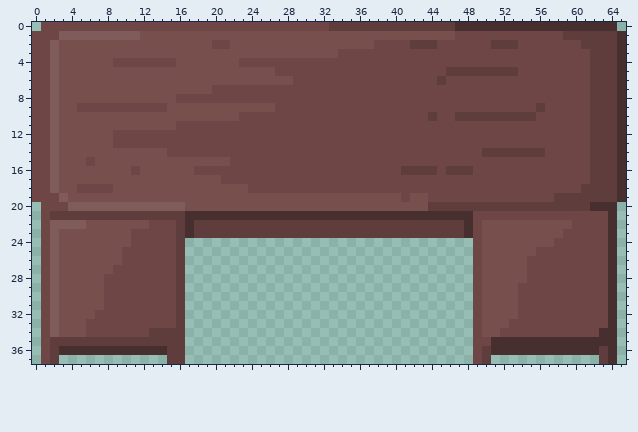
Sprite sheet -- Assets/Art/Sprites/Environments/Furniture/OfficeWing/WoodDeskBack.png. Above, as it was before the edit.
The file is 66x38 pixels. Colours within 5 levels of each other are drawn and written as one.
And afterwards:
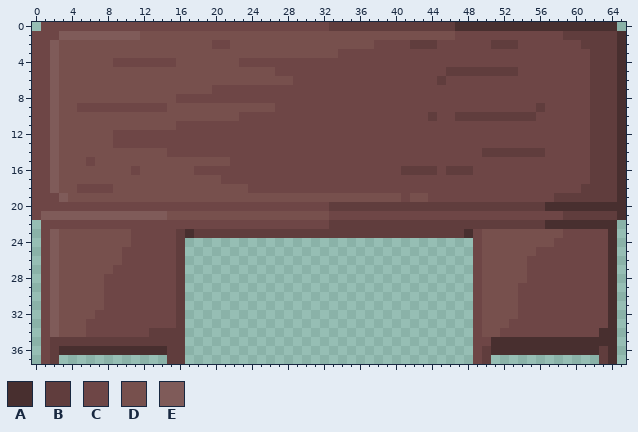
Palette (. is transparent): A #482f2f  B #603d3d  C #6e4646  D #77504d  E #7f5b59
Diff:
{"y":20,"x":0,"old":".","new":"C"}
{"y":20,"x":4,"old":"EEEEEEEEEEEEEDDDDDDDDDDDDDDDDDDDDDDDDDDD","new":"CCCCCCCCCCCCCCCCCCCCCCCCCCCCCBBBBBBBBBBB"}
{"y":20,"x":57,"old":"BBBBB","new":"AAAAA"}
{"y":20,"x":65,"old":".","new":"A"}
{"y":21,"x":0,"old":".CBBBBBBBBBBBBBBBAAAAAAAAAAAAAAAAAAAAAAAAAAAAAAAA","new":"CEEEEEEEEEEEEEEDDDDDDDDDDDDDDDDDDCCCCCCCCCCCCCCCC"}
{"y":21,"x":59,"old":"CCCCCA.","new":"BBBBBBA"}
{"y":22,"x":2,"old":"EEEEDDDDDDD","new":"CCCCCCCCCCC"}
{"y":22,"x":16,"old":"BABBBBBBBBBBBBBBB","new":"CCCCCCCCCCCCCCCCC"}
{"y":22,"x":48,"old":"ACDDDDDDDDDDCCCC","new":"BBBBBBBBBAAAAAAA"}
{"label":"changed","picture_box":[32,202,626,229]}
